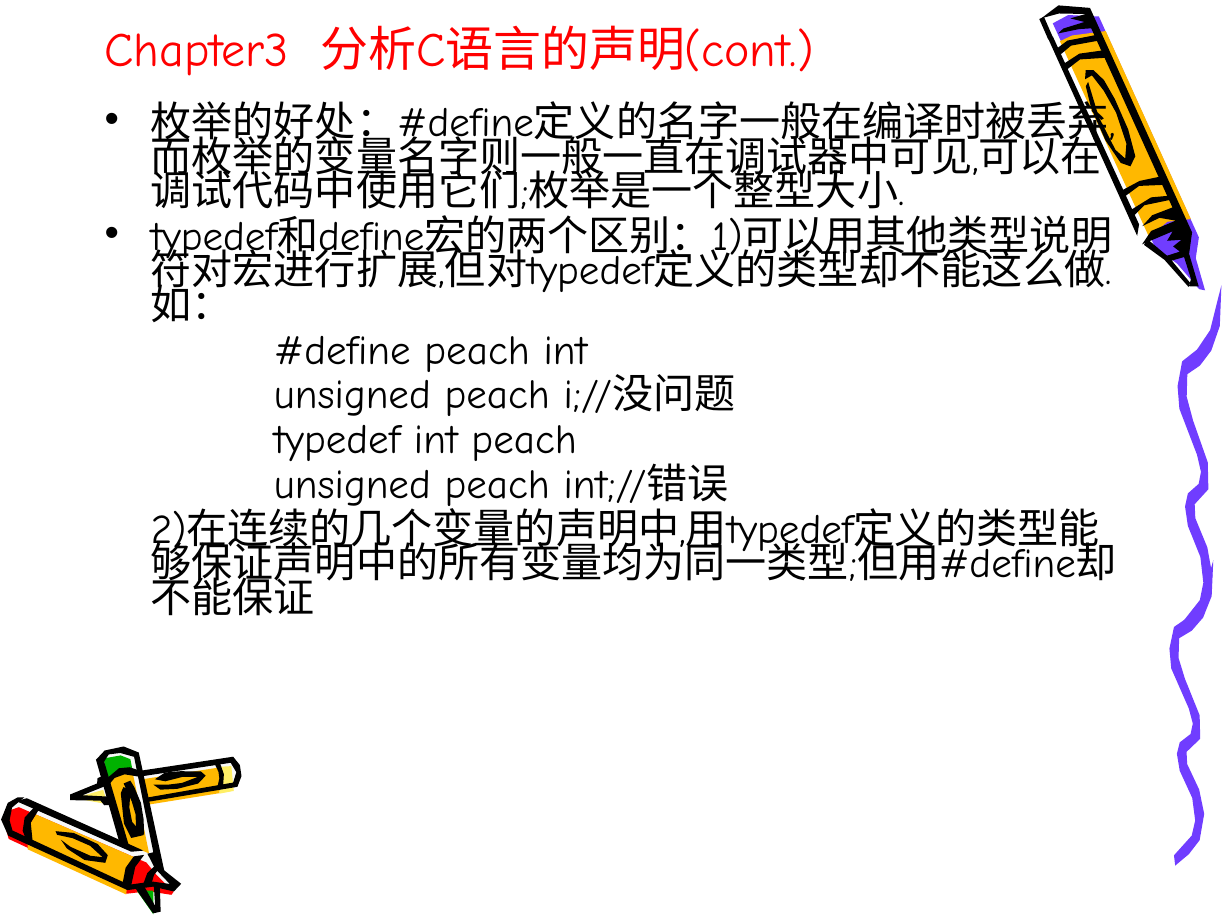
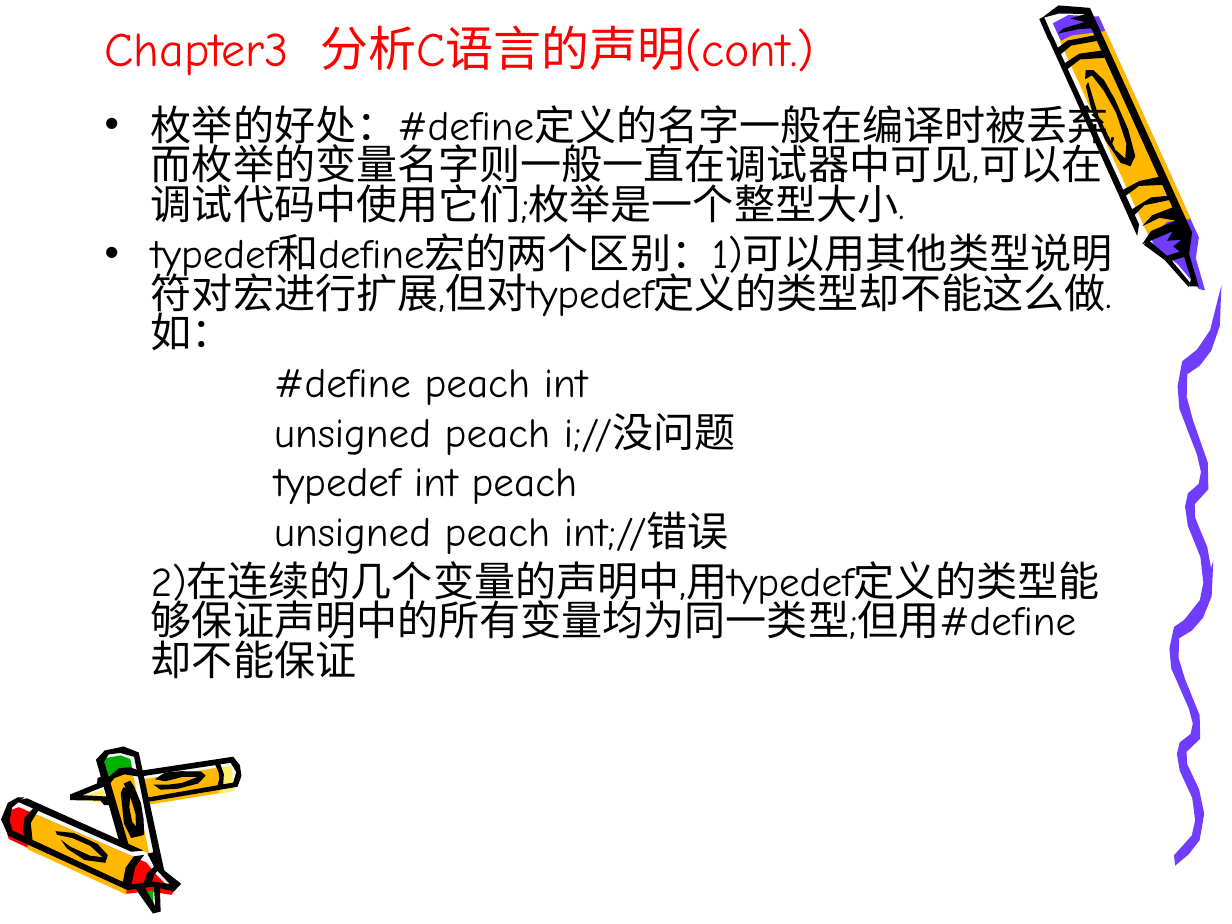
Before and after one commit to chenziliang/summary-of-the-books, a slide deck: slide 6 of Expert C.ppt. Drawn at 1232x924 pixels with LibreOffice and Linux fonts; fonts in the diff are those of the drawing. Boxes give left, top, right and bottom in pixels: in the first picture for what was removed or moved away, otherwise in the second. Text is boxed around its words. In the diff, an @@ line names an element or a change of style, - is before the commit and + after.

```diff
--- a/Expert C.ppt
+++ b/Expert C.ppt
@@ text "枚举的好处：#define定义的名字一般在编译时被丢弃,而枚举的变量名字则一般一直在调试器中可见,可以在调试代码中使用它 ..." at (x1=151, y1=98, x2=1116, y2=646): line spacing 0.7 to 0.8 @@
```
Also in this commit, not shown: 12 other slides changed, 5 other files.
